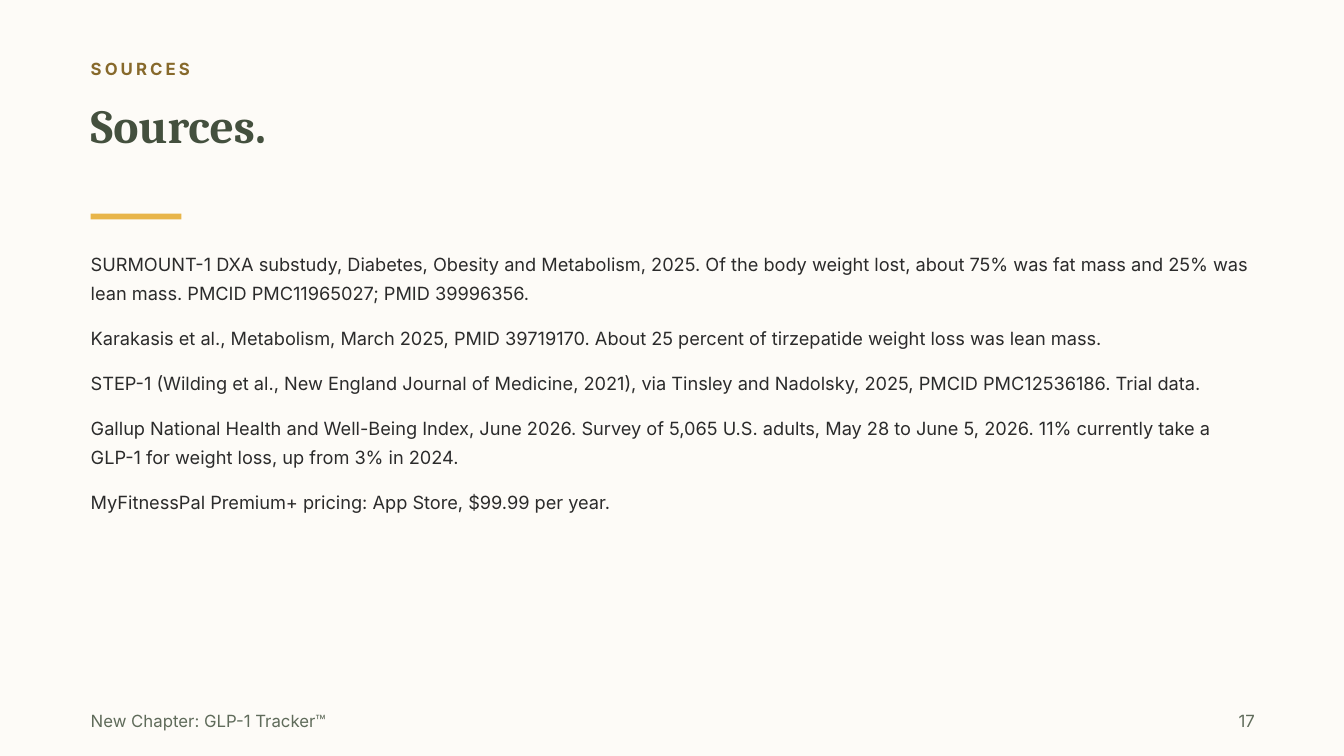
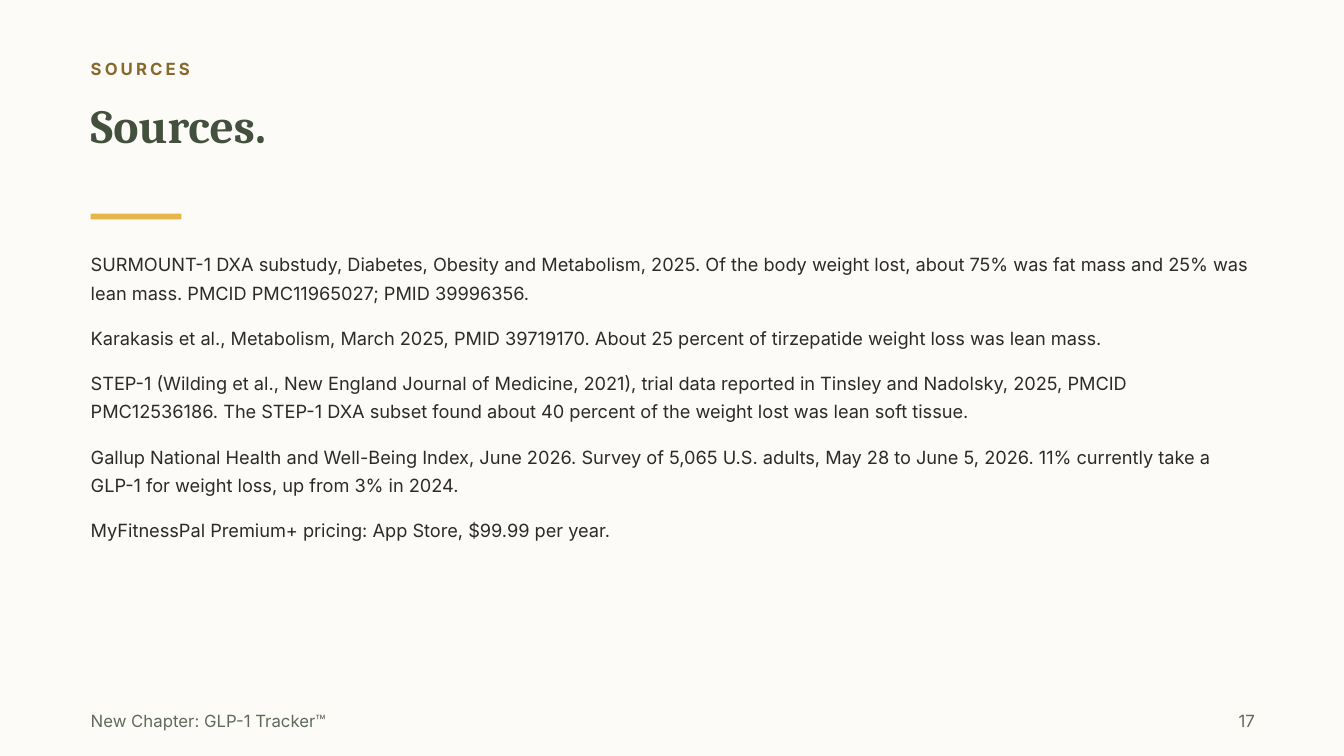
Before and after one commit to Millrjess/millrjess.github.io, a slide deck: slide 17 of assets/presentations/New_Chapter_Executive.pptx. Drawn at 1344x756 pixels with LibreOffice and Linux fonts; fonts in the diff are those of the drawing. Boxes give left, top, right and bottom in pixels: in the first picture for what was removed or moved away, otherwise in the second. Text is boxed around its words. In the diff, an @@ line names an element or a change of style, - is before the commit and + after.

```diff
--- a/assets/presentations/New_Chapter_Executive.pptx
+++ b/assets/presentations/New_Chapter_Executive.pptx
@@ text at bbox=[91, 375, 1127, 422]: text changed @@
-STEP-1 (Wilding et al., New England Journal of Medicine, 2021), via Tinsley and Nadolsky, 2025, PMCID PMC12536186. Trial data.
+STEP-1 (Wilding et al., New England Journal of Medicine, 2021), trial data reported in Tinsley and Nadolsky, 2025, PMCID PMC12536186. The STEP-1 DXA subset found about 40 percent of the weight lost was lean soft tissue.
```
Also in this commit, not shown: 7 other slides changed.
